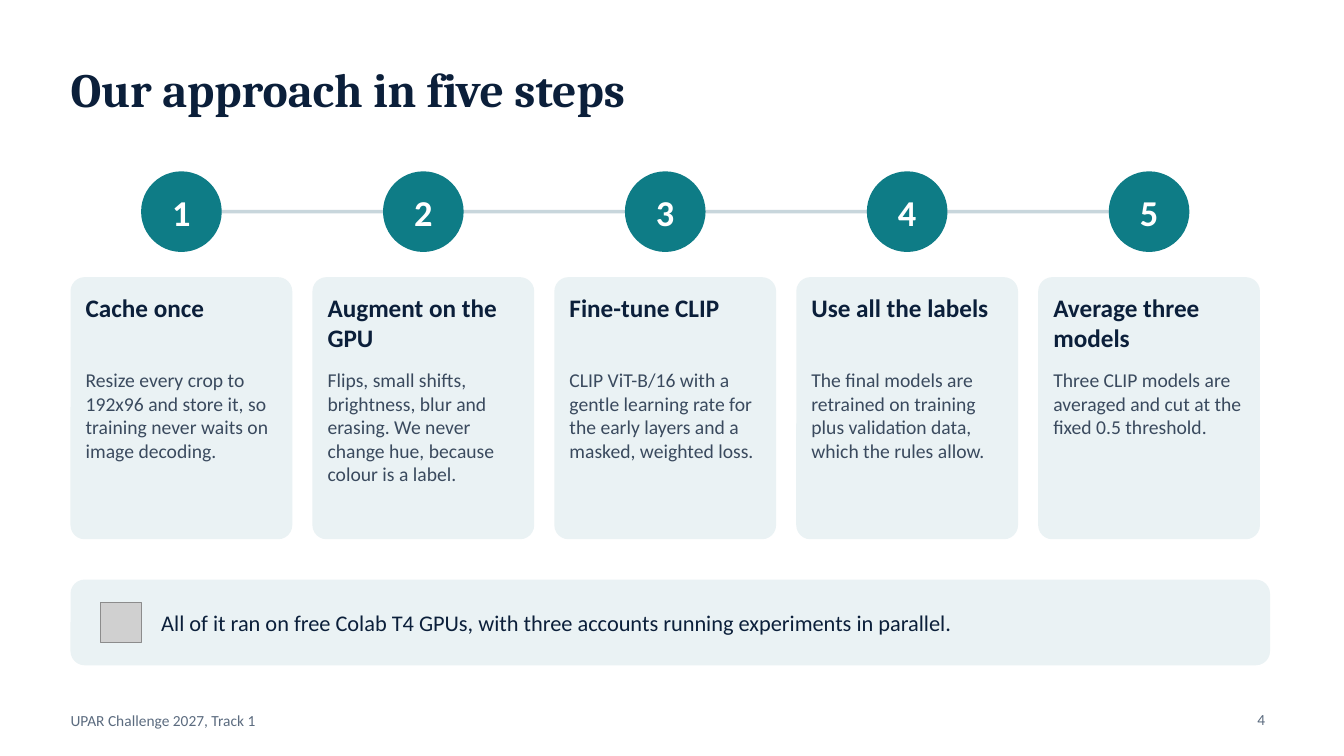
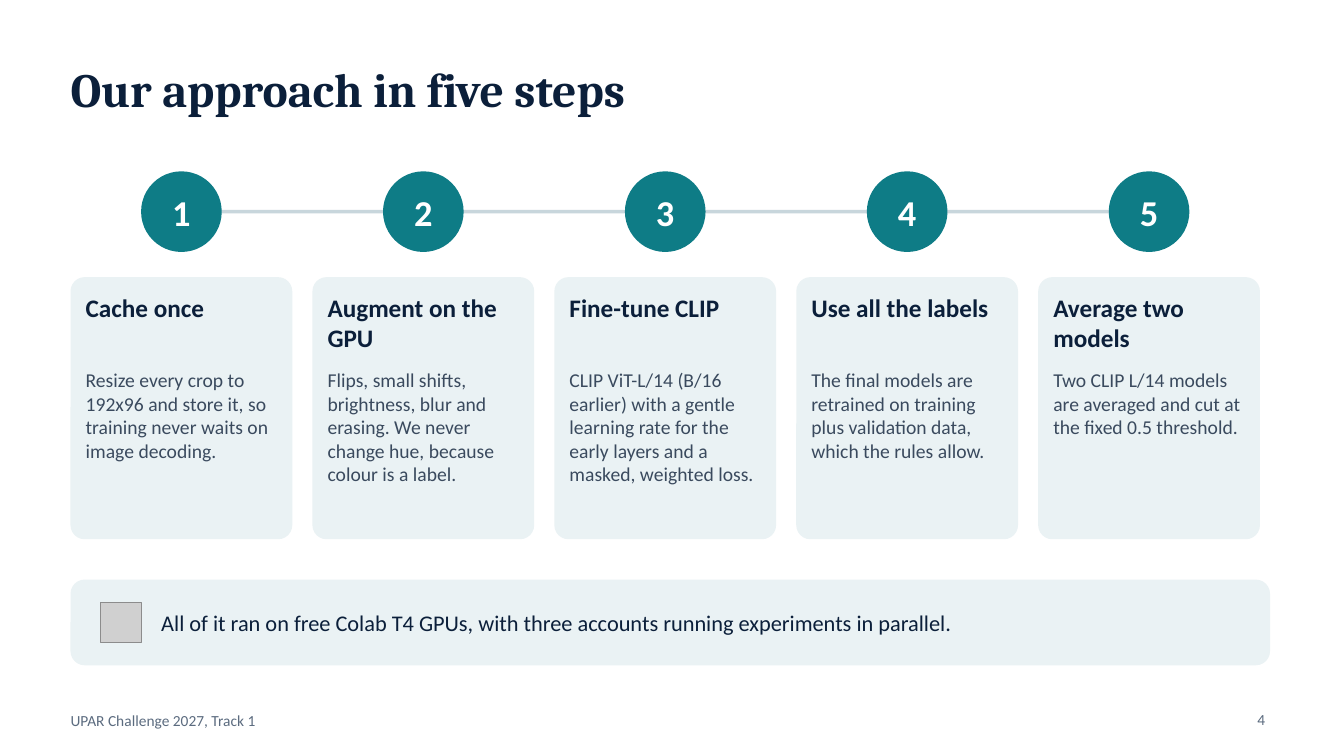
Before and after one commit to Muhammad-Umar26/UPAR-Challenge-2027-Track1, a slide deck: slide 4 of demo/UPAR_Challenge_Presentation.pptx. Drawn at 1344x756 pixels with LibreOffice and Linux fonts; fonts in the diff are those of the drawing; grey boxes stand for pictures. Boxes give left, top, right and bottom in pixels: in the first picture for what was removed or moved away, otherwise in the second. Text is boxed around its words. In the diff, an @@ line names an element or a change of style, - is before the commit and + after.

```diff
--- a/demo/UPAR_Challenge_Presentation.pptx
+++ b/demo/UPAR_Challenge_Presentation.pptx
@@ text at (1053, 300, 1184, 347): text changed @@
-Average three models
+Average two models
@@ text at (569, 373, 753, 485): text changed @@
-CLIP ViT-B/16 with a gentle learning rate for the early layers and a masked, weighted loss.
+CLIP ViT-L/14 (B/16 earlier) with a gentle learning rate for the early layers and a masked, weighted loss.
@@ text at (1053, 373, 1240, 434): text changed @@
-Three CLIP models are averaged and cut at the fixed 0.5 threshold.
+Two CLIP L/14 models are averaged and cut at the fixed 0.5 threshold.
```
Also in this commit, not shown: 3 other slides changed, 14 other files.
